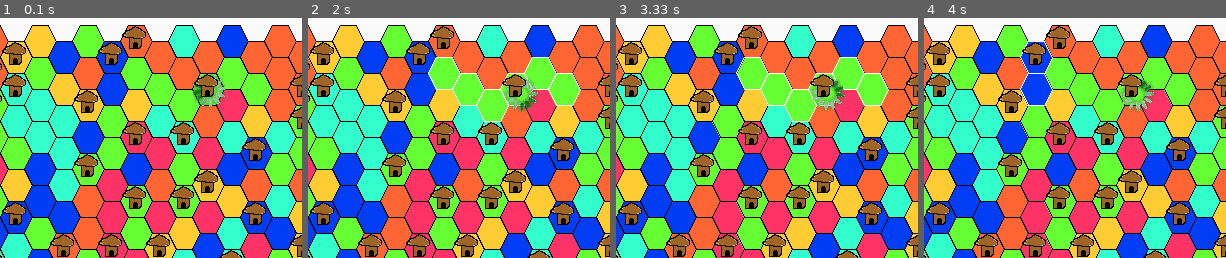
Above: before the commit, frames 1-4 (left to right).
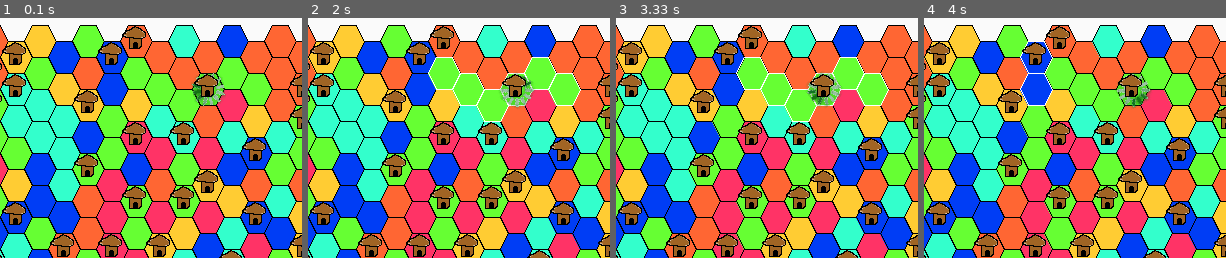
Above: after the commit, the same moments.

Repository: StephenFluin/HexSLayer
Game: pygame game, started from hexslayer.py
Two runs of this game, one before a commit and one after it. Both use one fixed random seed, a clock stepped at 60 frames per second and the inputs below. The source is Python 2; it was converted automatically to run under Python 3.
Inputs (mouse positions are % of the whole screen's width and height, from its top left):
- Up to frame 1 (0.1 s): no input
- Up to frame 2 (2 s): click (53, 50) at 0.38 s; press the mouse at (43, 23) at 0.7 s; move the mouse to (30, 25) at 0.8 s; release the mouse at (17, 26) at 0.93 s; press the mouse at (27, 16) at 1.03 s; move the mouse to (60, 52) at 1.13 s; release the mouse at (93, 88) at 1.27 s; press the mouse at (11, 10) at 1.37 s; move the mouse to (20, 46) at 1.47 s; release the mouse at (30, 82) at 1.6 s; press the mouse at (47, 20) at 1.7 s; move the mouse to (35, 42) at 1.8 s; release the mouse at (23, 66) at 1.93 s
- Up to frame 3 (3.33 s): click (28, 51) at 2.05 s; press the mouse at (23, 13) at 2.37 s; move the mouse to (36, 13) at 2.47 s; release the mouse at (48, 13) at 2.6 s; press the mouse at (23, 26) at 2.7 s; move the mouse to (51, 24) at 2.8 s; release the mouse at (80, 22) at 2.93 s; press the mouse at (31, 20) at 3.03 s; move the mouse to (46, 32) at 3.13 s; release the mouse at (61, 44) at 3.27 s
- Up to frame 4 (4 s): press the mouse at (35, 10) at 3.37 s; move the mouse to (33, 32) at 3.47 s; release the mouse at (31, 54) at 3.6 s; press the mouse at (23, 20) at 3.7 s; move the mouse to (41, 21) at 3.8 s; release the mouse at (59, 22) at 3.93 s
The pictures show only the part of the screen within x 5-55%, y 5-55%; the shares and areas given below are measured in that part.

The runs differ from the first frame. In frame 1, 0.3% of the frame differs, in the area x 63-75%, y 22-38%; in frame 2, 0.8%; in frame 3, 0.9%, in the area x 63-77%, y 22-39%; in frame 4, 0.8%.

Commit message:
Added offset to spinning.

Diff:
--- a/hexslayer.py
+++ b/hexslayer.py
@@ -472,8 +472,10 @@
 				new = False
 			i = random.randint(0,6)
 			if new:
-				pawn.spin += 1
-				screen.blit(pygame.transform.rotate(sparks,pawn.spin),(pawn.x,pawn.y))
+				pawn.spin += 2
+				offset = abs(pawn.spin % 90 - 45)/7.5 - 6
+
+				screen.blit(pygame.transform.rotate(sparks,pawn.spin),(pawn.x+offset,pawn.y+offset))
 			screen.blit(pawn.image,(pawn.x,pawn.y))
 		allsprites.draw(screen)
 		pygame.display.flip()
